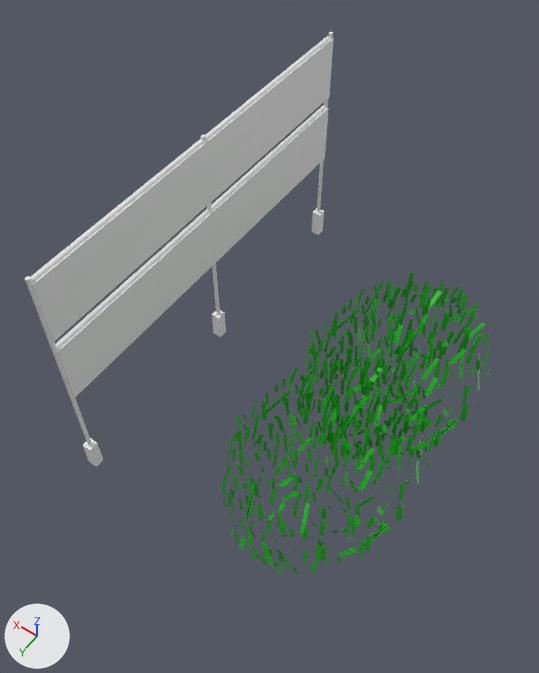
Two versions of the glTF model weinstadtAgriSolar3/glbData/verticalSolarGrass1.glb, one commit apart.
Rendered twice from a camera (50 mm lens) standing at (-5.25, 5.91, 9.69) and looking at (-1.54, 0.71, 1.52). Every picture has the same lights, and +X, +Y and +Z are marked at lower left. Where no turn or scale is listed for an object, it has been applied to the vertices.

In view in the first picture: 'Cylinder.008', 'Cylinder.010', 'Panel.002', 'Panel.003', 'Panel.004', 'Panel.005', 'Trava Kolosok.001', 'Trava Kolosok.004'.
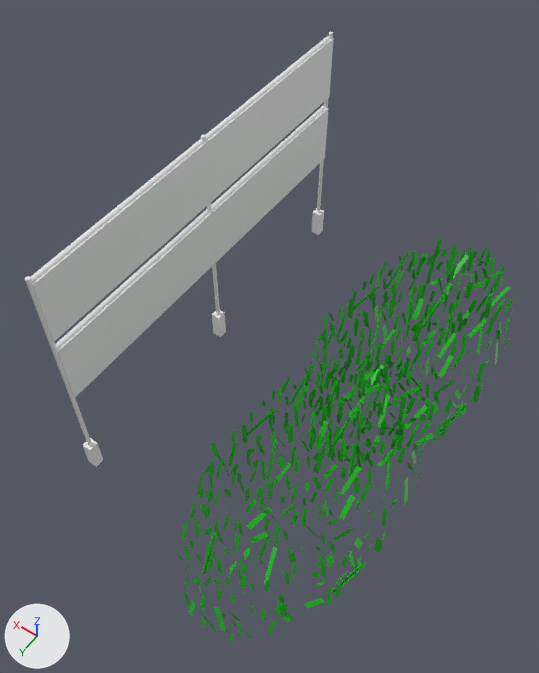
Patch to the scene script:
```diff
--- a/weinstadtAgriSolar3/glbData/verticalSolarGrass1.glb.py
+++ b/weinstadtAgriSolar3/glbData/verticalSolarGrass1.glb.py
@@ ob_trava_kolosok_004 @@
 ob_trava_kolosok_004 = bpy.data.objects.new('Trava Kolosok.004', me_trava_kolosok_004)
-ob_trava_kolosok_004.location = (-2.8, 1.0, -0.2)
+ob_trava_kolosok_004.location = (-2.8, 1.5, -0.2)
 ob_trava_kolosok_004.rotation_euler = (1.571, 0.0, 0.0)  # degrees (90, 0, 0)
-ob_trava_kolosok_004.scale = (0.00359, 0.00166, 0.00485)
+ob_trava_kolosok_004.scale = (0.00359, 0.00166, 0.00638)
@@ ob_trava_kolosok_001 @@
 ob_trava_kolosok_001 = bpy.data.objects.new('Trava Kolosok.001', me_trava_kolosok_002)
-ob_trava_kolosok_001.location = (-2.8, -1.0, -0.2)
+ob_trava_kolosok_001.location = (-2.8, -1.5, -0.2)
 ob_trava_kolosok_001.rotation_euler = (1.571, 0.0, 0.0)  # degrees (90, 0, 0)
-ob_trava_kolosok_001.scale = (0.00359, 0.00166, 0.00485)
+ob_trava_kolosok_001.scale = (0.00359, 0.00166, 0.00638)
```

Changed parts and their boxes [x1, y1, x2, y2] in the pictures (539 x 673 px):
'Trava Kolosok.004', moved, rescaled (20% wider, 29% taller): before [222, 347, 432, 575]; after [177, 347, 429, 642]
'Trava Kolosok.001', moved, rescaled (10% wider, 19% taller): before [299, 272, 491, 466]; after [302, 238, 513, 469]
